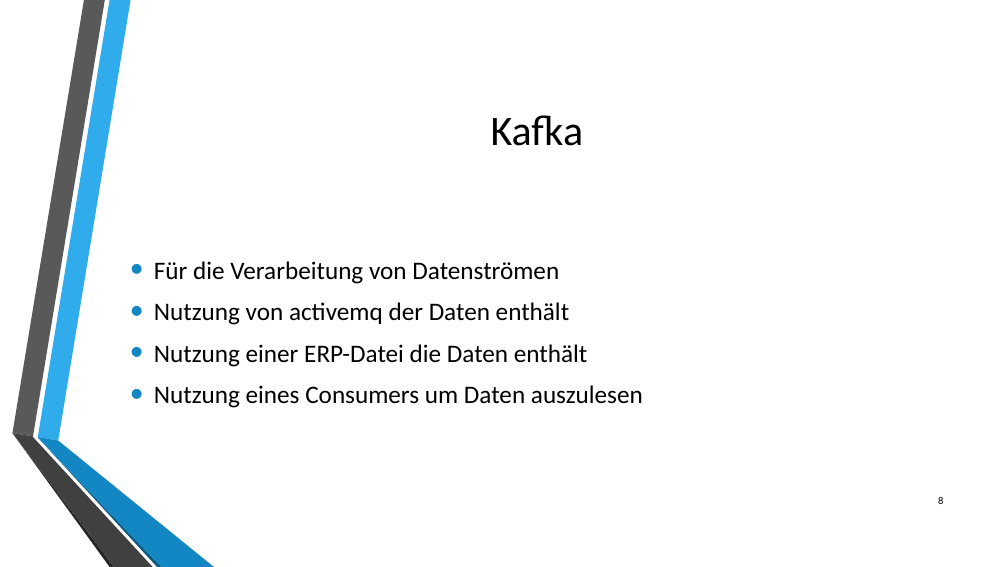
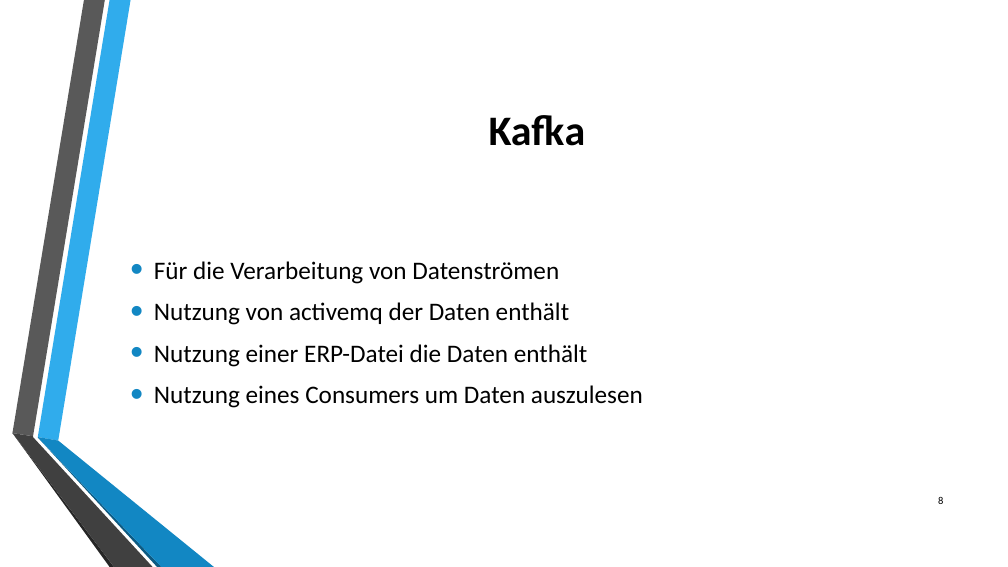
Before and after one commit to philipwagner1994/ProjectDHBW, a slide deck: slide 8 of Documentation/Projektpräsentationabschluss.pptx. Drawn at 1008x567 pixels with LibreOffice and Linux fonts; fonts in the diff are those of the drawing; background and template pictures are left out. Boxes give left, top, right and bottom in pixels: in the first picture for what was removed or moved away, otherwise in the second. Text is boxed around its words. In the diff, an @@ line names an element or a change of style, - is before the commit and + after.

```diff
--- a/Documentation/Projektpräsentationabschluss.pptx
+++ b/Documentation/Projektpräsentationabschluss.pptx
@@ title "Kafka" at (x1=489, y1=115, x2=586, y2=146): bold on @@
```
Also in this commit, not shown: 9 other slides changed, 1 slide added, 2 slides removed.
